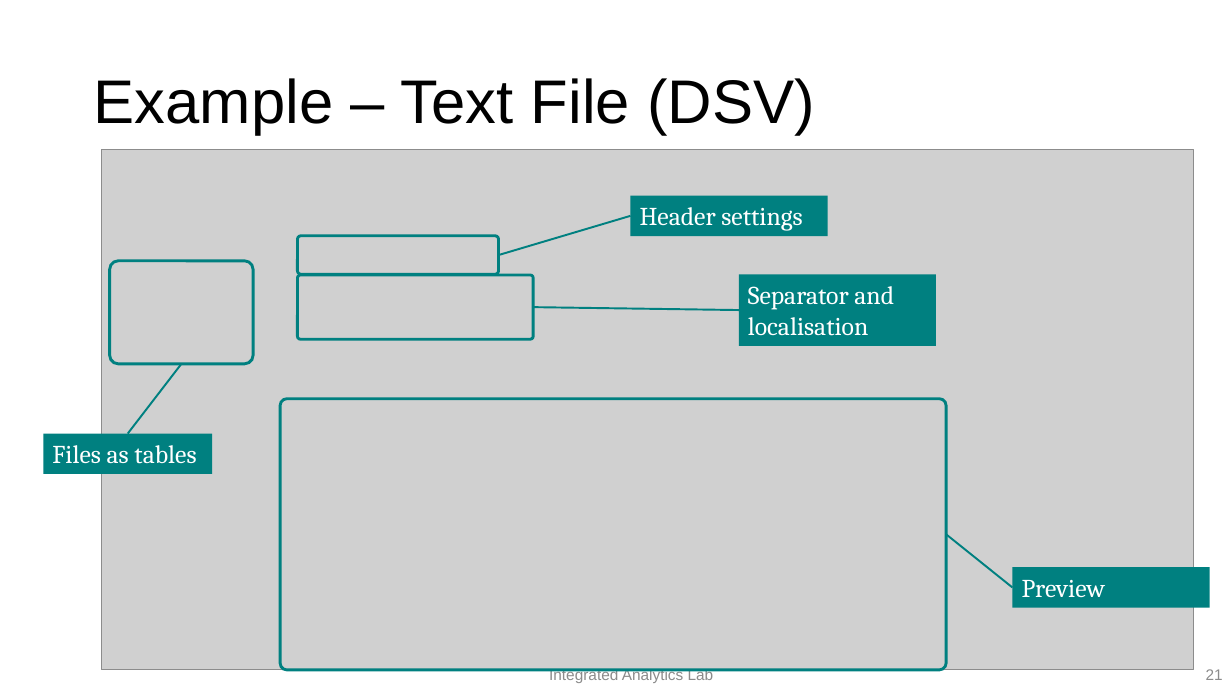
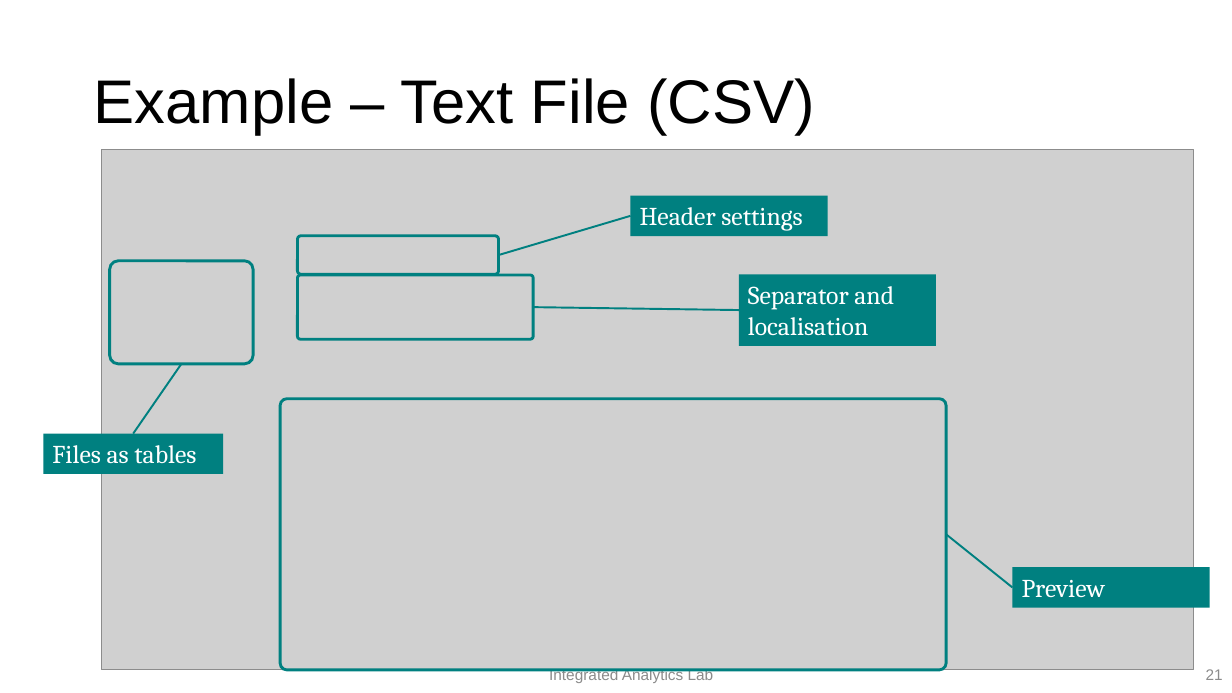
Before and after one commit to w4bo/teaching-handsondatapipelines, a slide deck: slide 21 of 04-OLAPandVisualization/05-slides.pptx. Drawn at 1232x693 pixels with LibreOffice and Linux fonts; fonts in the diff are those of the drawing; grey boxes stand for pictures. Boxes give left, top, right and bottom in pixels: in the first picture for what was removed or moved away, otherwise in the second. Text is boxed around its words. In the diff, an @@ line names an element or a change of style, - is before the commit and + after.

Commit message:
update slides

```diff
--- a/04-OLAPandVisualization/05-slides.pptx
+++ b/04-OLAPandVisualization/05-slides.pptx
@@ title at (94,78,815,135): text changed @@
-Example – Text File (DSV)
+Example – Text File (CSV)
@@ line moved from (181, 364) - (128, 433) to (181, 364) - (133, 433) @@
@@ rectangle "Files as tables": place and size @@
-rectangle "Files as tables" at (43,433,213,474)
+rectangle "Files as tables" at (43,433,224,474)
```
Also in this commit, not shown: 1 other slide changed, 1 other file.
